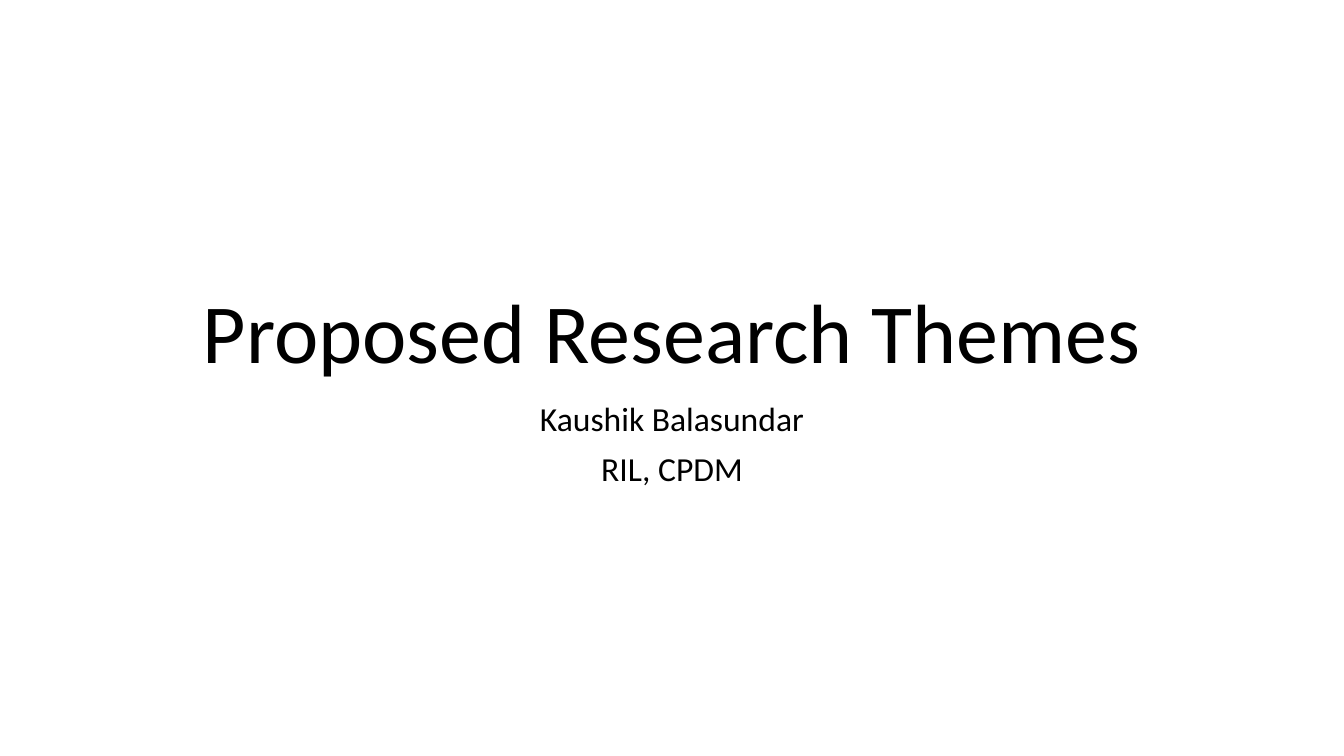
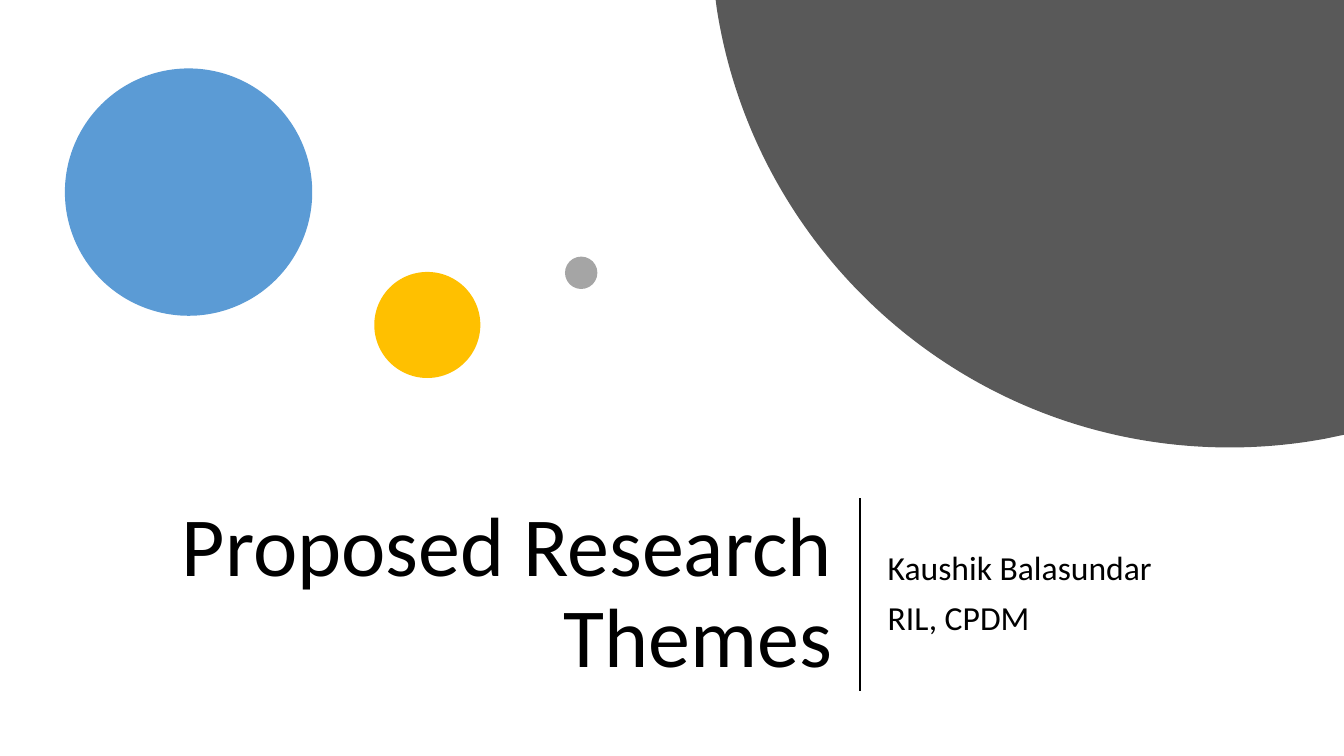
Before and after one commit to kaushikbalasundar/CPDM_DoBot, a slide deck: slide 1 of PPT1_Proposal.pptx. Drawn at 1344x756 pixels with LibreOffice and Linux fonts; fonts in the diff are those of the drawing. Boxes give left, top, right and bottom in pixels: in the first picture for what was removed or moved away, otherwise in the second. Text is boxed around its words. In the diff, an @@ line names an element or a change of style, - is before the commit and + after.

```diff
--- a/PPT1_Proposal.pptx
+++ b/PPT1_Proposal.pptx
@@ freeform shape added at (x1=716, y1=0, x2=1344, y2=448), fill #595959 @@
@@ ellipse added at (x1=65, y1=69, x2=312, y2=316), fill #5B9BD5 @@
@@ ellipse added at (x1=566, y1=257, x2=598, y2=289), fill #A5A5A5 @@
@@ ellipse added at (x1=374, y1=272, x2=480, y2=378), fill #FFC000 @@
@@ title "Proposed Research Themes" moved from (x1=203, y1=304, x2=1140, y2=377) to (x1=182, y1=517, x2=831, y2=668) @@
@@ title "Proposed Research Themes" at (x1=182, y1=517, x2=831, y2=668): alignment centre to right; vertical alignment bottom to middle @@
@@ line added from (860, 499) to (860, 691), #000000 1.5 pt @@
@@ subtitle "Kaushik Balasundar" moved from (x1=540, y1=407, x2=804, y2=485) to (x1=888, y1=556, x2=1152, y2=634) @@
@@ subtitle "Kaushik Balasundar" at (x1=888, y1=556, x2=1152, y2=634): alignment centre to left; vertical alignment top to middle @@
```
Also in this commit, not shown: 4 other slides changed, 5 slides added, 4 slides removed, 2 other files.
